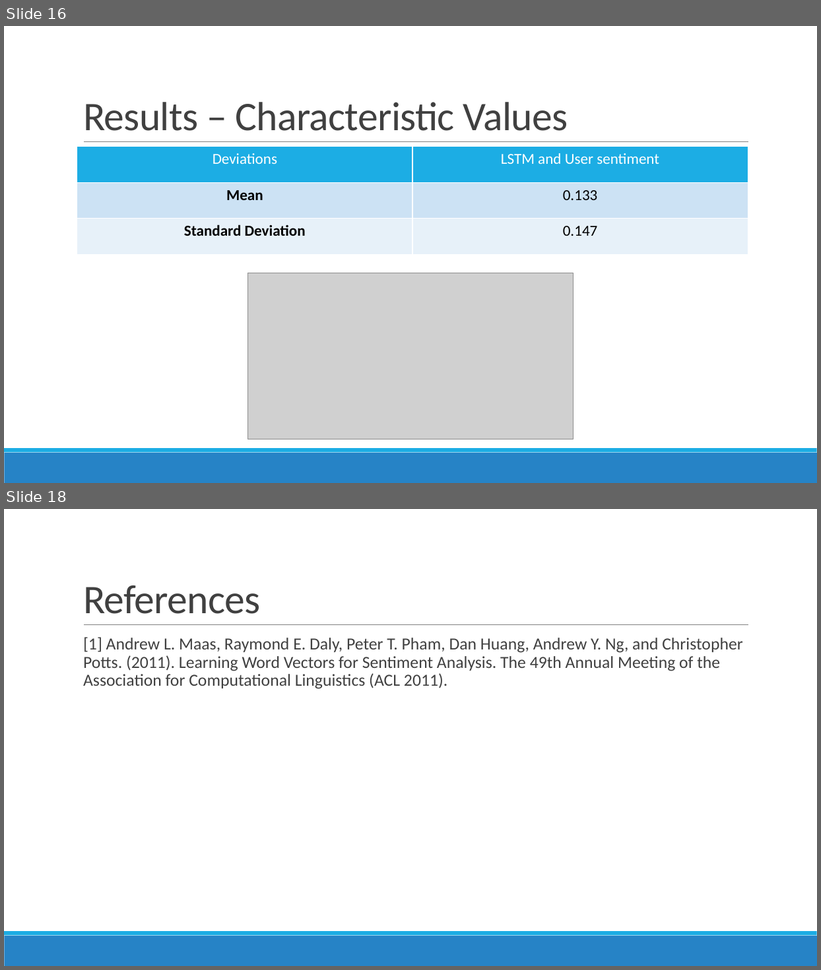
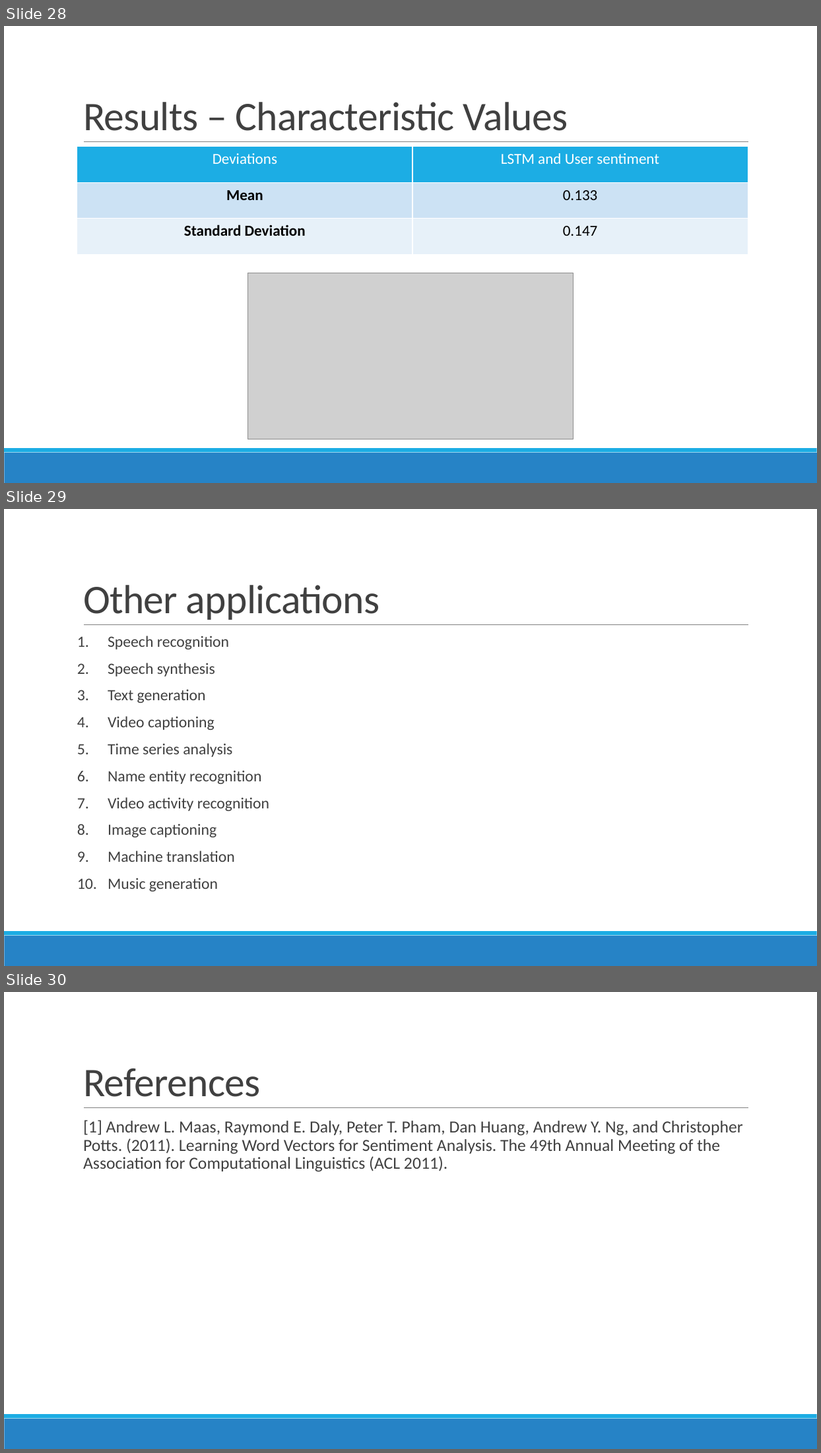
Before and after one commit to kshitijyelpale/LFD-Application-of-NN-in-LSTM, a slide deck: Documentation/LSTM Presentation.pptx. Shown one above the other, each under a label of ours: slides 16 and 18 before the commit, slides 28, 29 and 30 after it; the slides between them are not shown. The pictures are 821x970 and 821x1453 pixels, drawn with LibreOffice and Linux fonts; fonts in the diff are those of the drawing; grey boxes stand for pictures. Boxes give left, top, right and bottom in pixels: in the first picture for what was removed or moved away, otherwise in the second. Text is boxed around its words. In the diff, an @@ line names an element or a change of style, - is before the commit and + after.

```diff
--- a/Documentation/LSTM Presentation.pptx
+++ b/Documentation/LSTM Presentation.pptx
@@ slide 29 added at bbox=[4, 509, 817, 966], background #FFFFFF; not listed: 3 template elements that a slide beside it also shows @@
@@ title added at bbox=[83, 585, 380, 620], 48 pt, text #404040 @@
+Other applications
@@ text added at bbox=[108, 636, 269, 892], 18.5 pt, text #404040 @@
+1. Speech recognition
+2. Speech synthesis
+3. Text generation
+4. Video captioning
+5. Time series analysis
+6. Name entity recognition
+7. Video activity recognition
+8. Image captioning
+9. Machine translation
+10. Music generation
@@ what was slide 16 is now slide 28 @@
@@ what was slide 18 is now slide 30 @@
```
Also in this commit, not shown: 2 slides changed, 13 other slides added, 1 slide removed.
